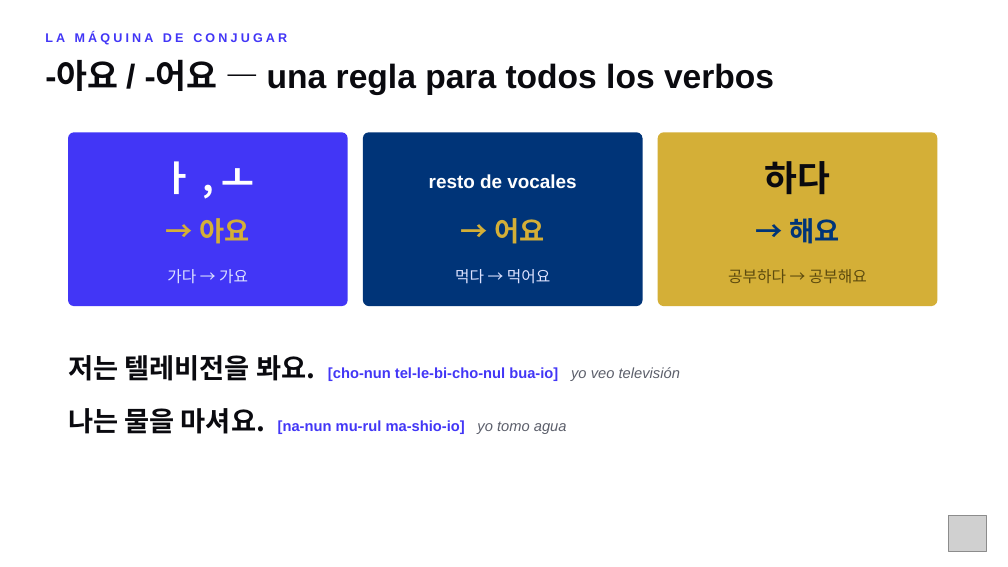
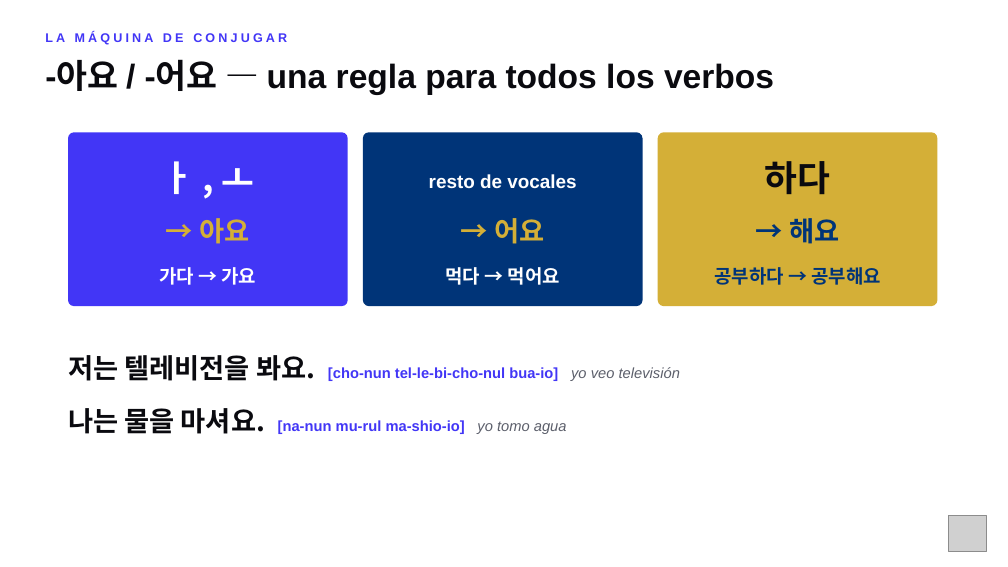
Before and after one commit to academiaseul/ACADEMIASEULWEB, a slide deck: slide 22 of A1_Nivel_1/Repaso_MidTerm_A1.pptx (slide 13 before the commit). Drawn at 1008x567 pixels with LibreOffice and Linux fonts; fonts in the diff are those of the drawing; grey boxes stand for pictures. Boxes give left, top, right and bottom in pixels: in the first picture for what was removed or moved away, otherwise in the second. Text is boxed around its words. In the diff, an @@ line names an element or a change of style, - is before the commit and + after.

```diff
--- a/A1_Nivel_1/Repaso_MidTerm_A1.pptx
+++ b/A1_Nivel_1/Repaso_MidTerm_A1.pptx
@@ text "가다 → 가요" at (x1=159, y1=267, x2=257, y2=285): size 15 to 18 pt, text colour #DDE2FF to #FFFFFF, bold on @@
@@ text "먹다 → 먹어요" at (x1=446, y1=267, x2=560, y2=285): size 15 to 18 pt, text colour #DDE2FF to #FFFFFF, bold on @@
@@ text "공부하다 → 공부해요" at (x1=714, y1=267, x2=881, y2=285): size 15 to 18 pt, text colour #5C4A0E to #003478, bold on @@
```
Also in this commit, not shown: 13 other slides changed, 14 slides added, 3 other files.
